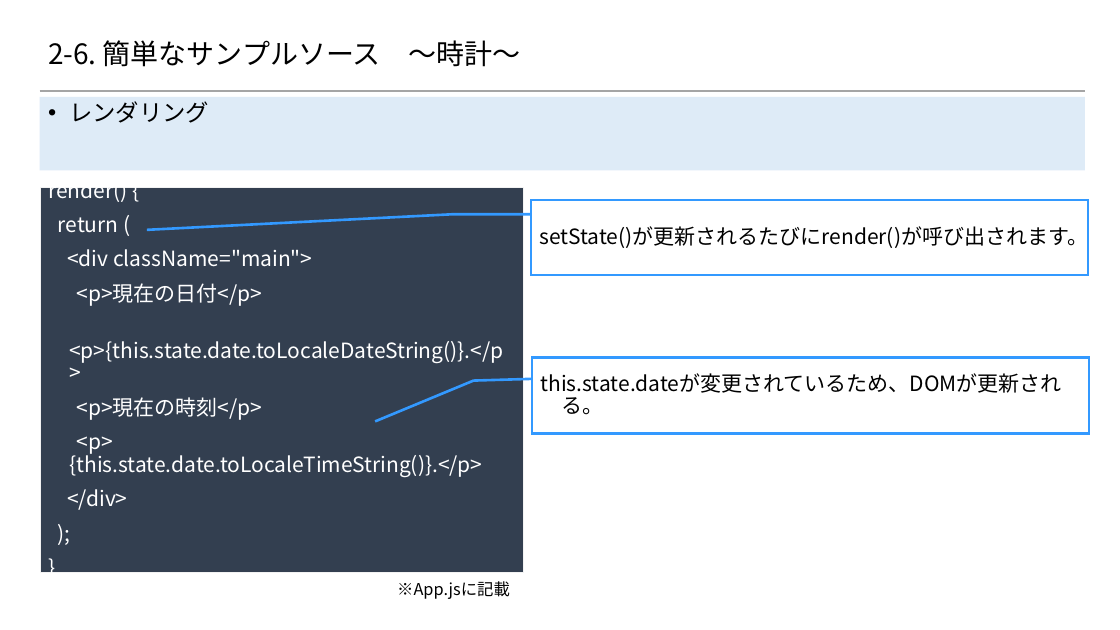
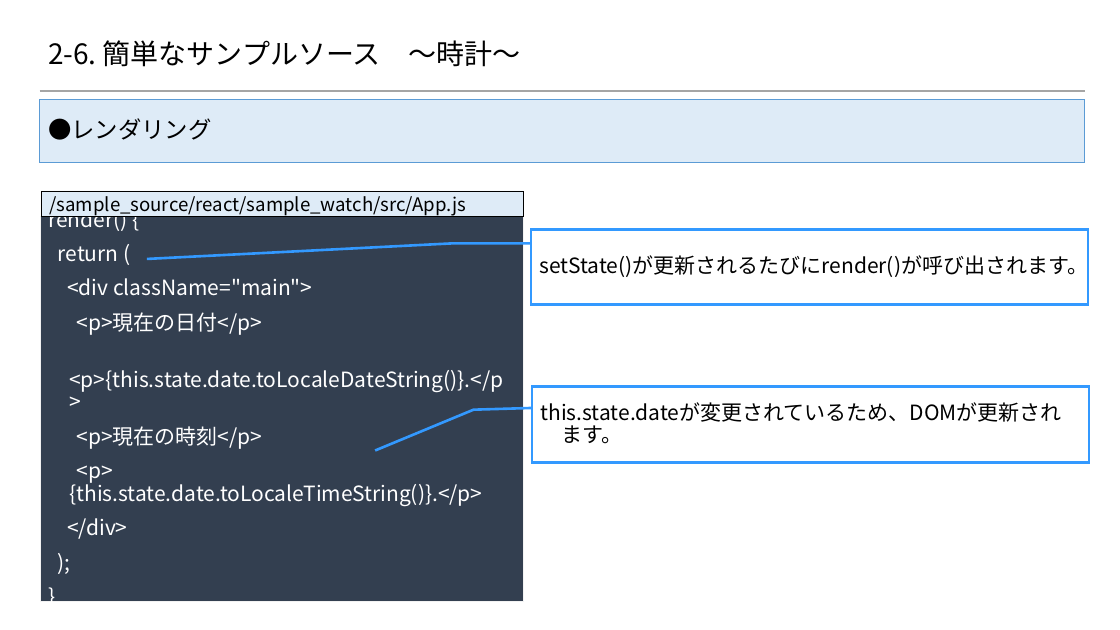
Before and after one commit to 2018SYSTEMI34/diary, a slide deck: slide 45 of doc/02_SlideShare/01.ネタ/２_Reactの基礎/Reactを用いたスマホアプリケーション開発入門 Reactの基礎編.pptx. Drawn at 1120x630 pixels with LibreOffice and Linux fonts; fonts in the diff are those of the drawing; background and template pictures are left out. Boxes give left, top, right and bottom in pixels: in the first picture for what was removed or moved away, otherwise in the second. Text is boxed around its words. In the diff, an @@ line names an element or a change of style, - is before the commit and + after.

```diff
--- a/doc/02_SlideShare/01.ネタ/２_Reactの基礎/Reactを用いたスマホアプリケーション開発入門 Reactの基礎編.pptx
+++ b/doc/02_SlideShare/01.ネタ/２_Reactの基礎/Reactを用いたスマホアプリケーション開発入門 Reactの基礎編.pptx
@@ text "●レンダリング": place and size @@
-text "●レンダリング" at [39,97,1085,170]
+text "●レンダリング" at [39,99,1085,163]
@@ text "●レンダリング" at [39,99,1085,163]: vertical alignment top to middle @@
@@ text at [48,118,212,140]: text changed @@
-• レンダリング
+●レンダリング
@@ rectangle added at [41,191,523,217], fill #DEEBF7, outline #000000 0.25 pt, 16 pt, text #000000 @@
+/sample_source/react/sample_watch/src/App.js
@@ 2 border callouts, 1 rectangle: place and size @@
-2 border callouts, 1 rectangle at [40,187,1090,572]
+2 border callouts, 1 rectangle at [40,217,1090,602]
@@ text in border callout at [540,402,1061,444]: text changed @@
-this.state.dateが変更されているため、DOMが更新される。
+this.state.dateが変更されているため、DOMが更新されます。
@@ text removed at [397,581,510,599] @@
-※App.jsに記載
```
Also in this commit, not shown: 44 other slides changed.
